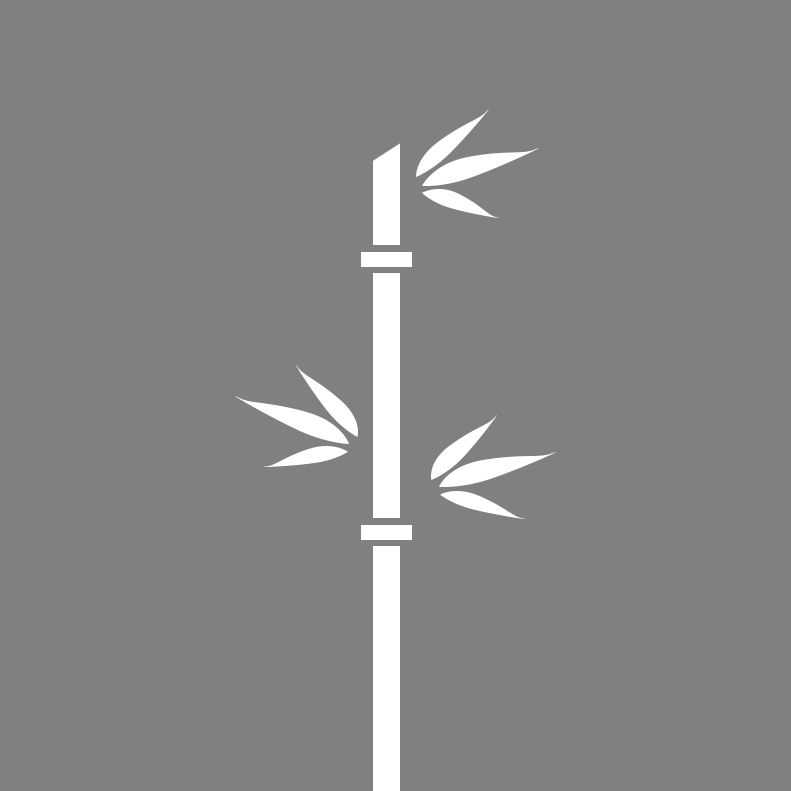
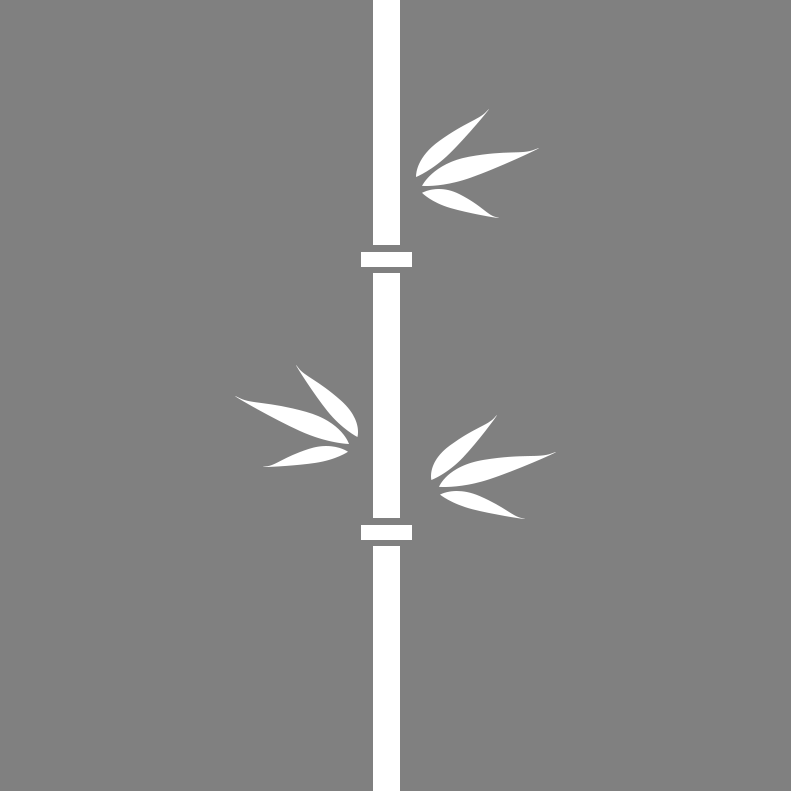
Layers edited between the first and the second (791, 791) image:
painted on "图层 1", unmasked it over [373, 0, 400, 161]
